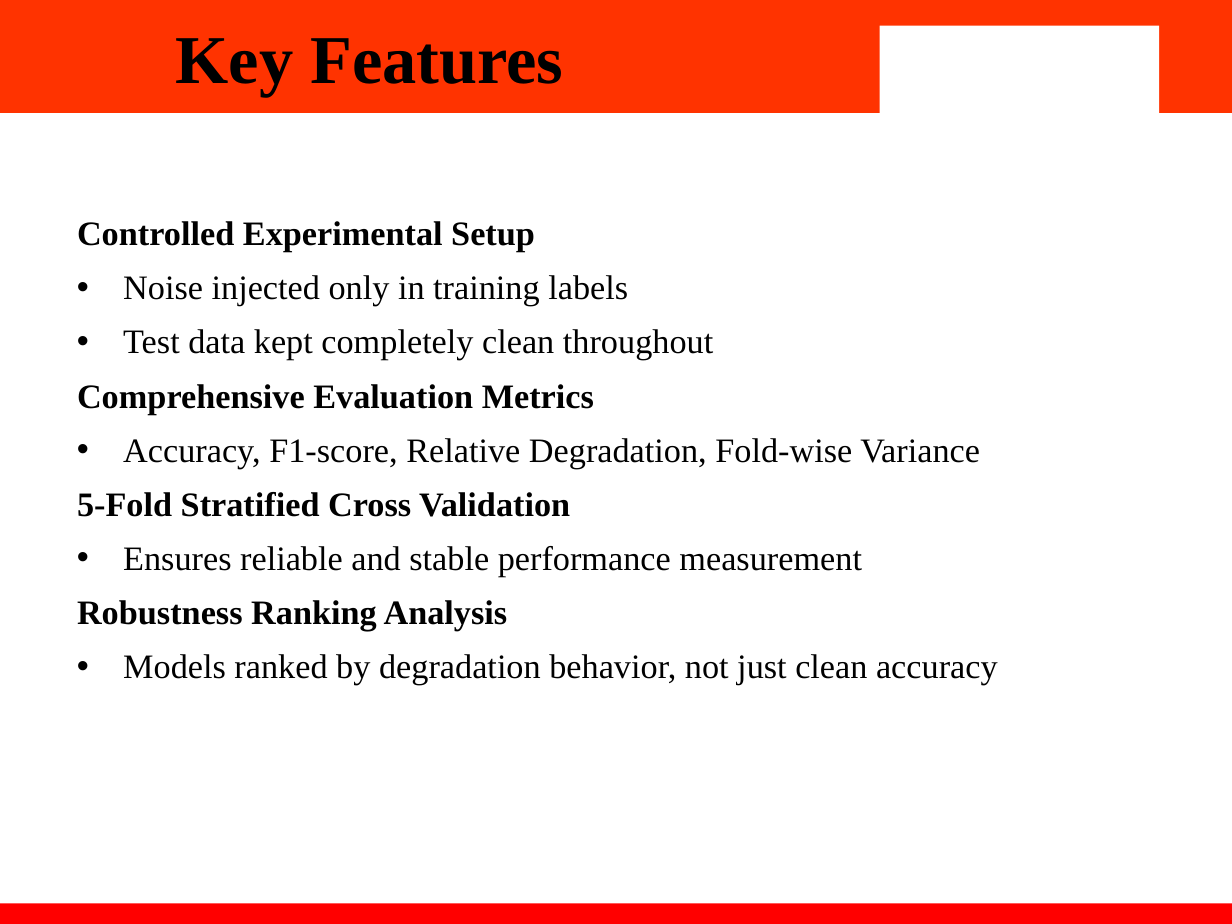
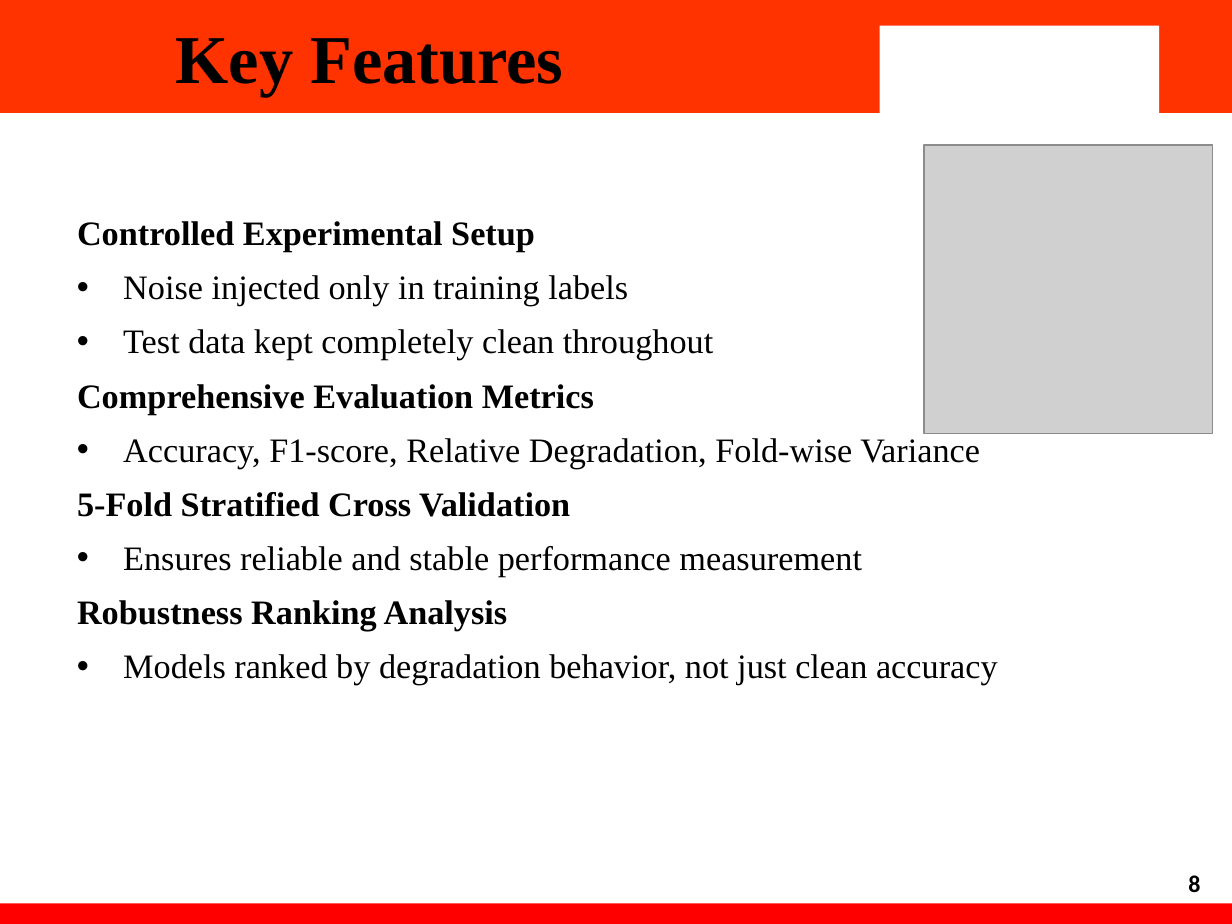
Before and after one commit to GarimaKhanijo/2210990313_2210990344_2210990310_2210990291, a slide deck: slide 10 of documents/Project_Ppt.pptx. Drawn at 1232x924 pixels with LibreOffice and Linux fonts; fonts in the diff are those of the drawing; grey boxes stand for pictures; background and template pictures are left out. Boxes give left, top, right and bottom in pixels: in the first picture for what was removed or moved away, otherwise in the second. Text is boxed around its words. In the diff, an @@ line names an element or a change of style, - is before the commit and + after.

```diff
--- a/documents/Project_Ppt.pptx
+++ b/documents/Project_Ppt.pptx
@@ picture added at (x1=924, y1=145, x2=1212, y2=434) @@
@@ text added at (x1=1188, y1=875, x2=1200, y2=892), 14 pt, text #000000, bold @@
+8
```
Also in this commit, not shown: 8 other slides changed, 1 other file.
